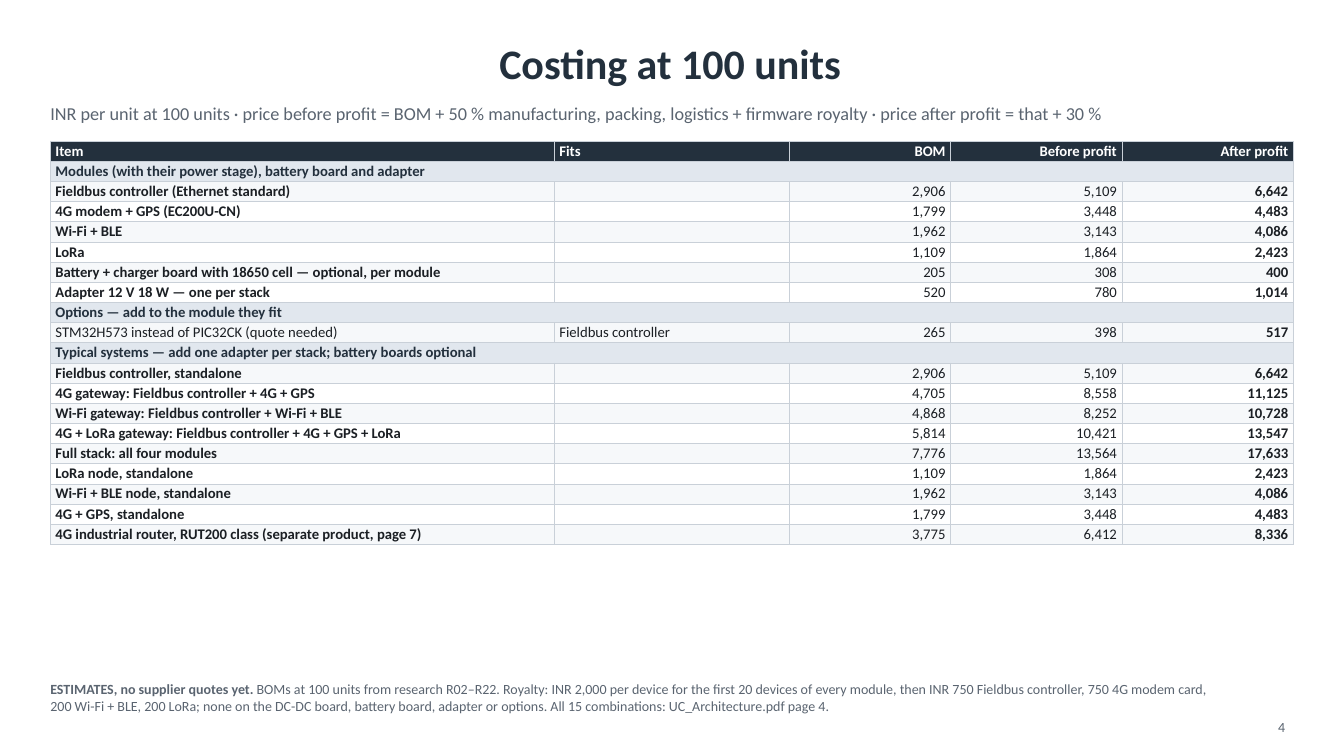
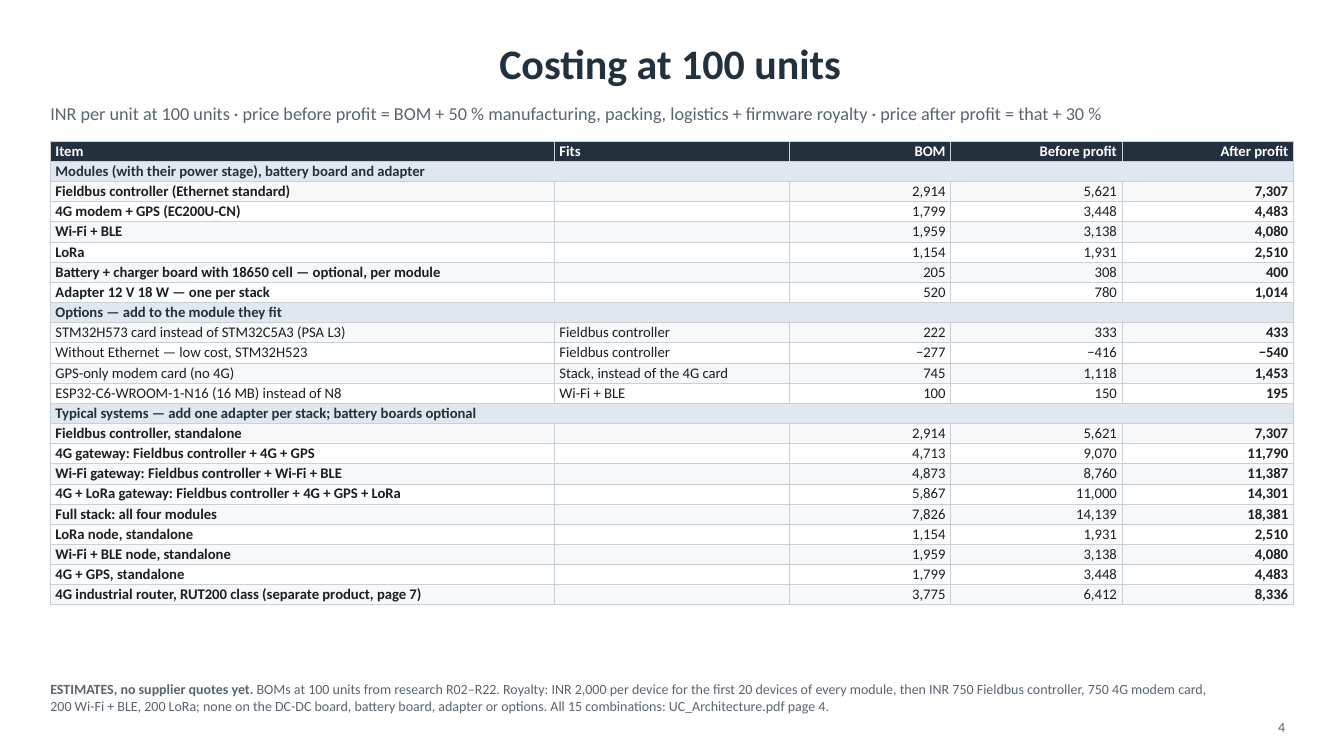
Before and after one commit to Sourcerrer/Universal-Controller_Hardware, a slide deck: slide 4 of docs/arch/UC_Overview.pptx. Drawn at 1344x756 pixels with LibreOffice and Linux fonts; fonts in the diff are those of the drawing. Boxes give left, top, right and bottom in pixels: in the first picture for what was removed or moved away, otherwise in the second. Text is boxed around its words. In the diff, an @@ line names an element or a change of style, - is before the commit and + after.

Commit message:
V0.0.2-dirty0
- added stm32c5a3 as the alternative mcu for fieldbus

```diff
--- a/docs/arch/UC_Overview.pptx
+++ b/docs/arch/UC_Overview.pptx
@@ table at (50, 141, 1294, 606) @@
-row 3: Fieldbus controller (Ethernet standard) |  | 2,906 | 5,109 | 6,642
+row 3: Fieldbus controller (Ethernet standard) |  | 2,914 | 5,621 | 7,307
-row 5: Wi-Fi + BLE |  | 1,962 | 3,143 | 4,086
+row 5: Wi-Fi + BLE |  | 1,959 | 3,138 | 4,080
-row 6: LoRa |  | 1,109 | 1,864 | 2,423
+row 6: LoRa |  | 1,154 | 1,931 | 2,510
-row 10: STM32H573 instead of PIC32CK (quote needed) | Fieldbus controller | 265 | 398 | 517
+row 10: STM32H573 card instead of STM32C5A3 (PSA L3) | Fieldbus controller | 222 | 333 | 433
+row 11: Without Ethernet — low cost, STM32H523 | Fieldbus controller | −277 | −416 | −540
+row 12: GPS-only modem card (no 4G) | Stack, instead of the 4G card | 745 | 1,118 | 1,453
+row 13: ESP32-C6-WROOM-1-N16 (16 MB) instead of N8 | Wi-Fi + BLE | 100 | 150 | 195
-row 12: Fieldbus controller, standalone |  | 2,906 | 5,109 | 6,642
+row 15: Fieldbus controller, standalone |  | 2,914 | 5,621 | 7,307
-row 13: 4G gateway: Fieldbus controller + 4G + GPS |  | 4,705 | 8,558 | 11,125
+row 16: 4G gateway: Fieldbus controller + 4G + GPS |  | 4,713 | 9,070 | 11,790
-row 14: Wi-Fi gateway: Fieldbus controller + Wi-Fi + BLE |  | 4,868 | 8,252 | 10,728
+row 17: Wi-Fi gateway: Fieldbus controller + Wi-Fi + BLE |  | 4,873 | 8,760 | 11,387
-row 15: 4G + LoRa gateway: Fieldbus controller + 4G + GPS + LoRa |  | 5,814 | 10,421 | 13,547
+row 18: 4G + LoRa gateway: Fieldbus controller + 4G + GPS + LoRa |  | 5,867 | 11,000 | 14,301
-row 16: Full stack: all four modules |  | 7,776 | 13,564 | 17,633
+row 19: Full stack: all four modules |  | 7,826 | 14,139 | 18,381
-row 17: LoRa node, standalone |  | 1,109 | 1,864 | 2,423
+row 20: LoRa node, standalone |  | 1,154 | 1,931 | 2,510
-row 18: Wi-Fi + BLE node, standalone |  | 1,962 | 3,143 | 4,086
+row 21: Wi-Fi + BLE node, standalone |  | 1,959 | 3,138 | 4,080
```
Also in this commit, not shown: 1 other slide changed, 18 other files.
